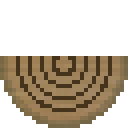
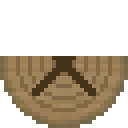
Comparing the layer stacks of the two 128x128 images. Changes:
added layer "Layer 3" above "Layer 2" over [32, 56, 96, 96]
painted on "Layer 2" over [16, 56, 112, 112]
